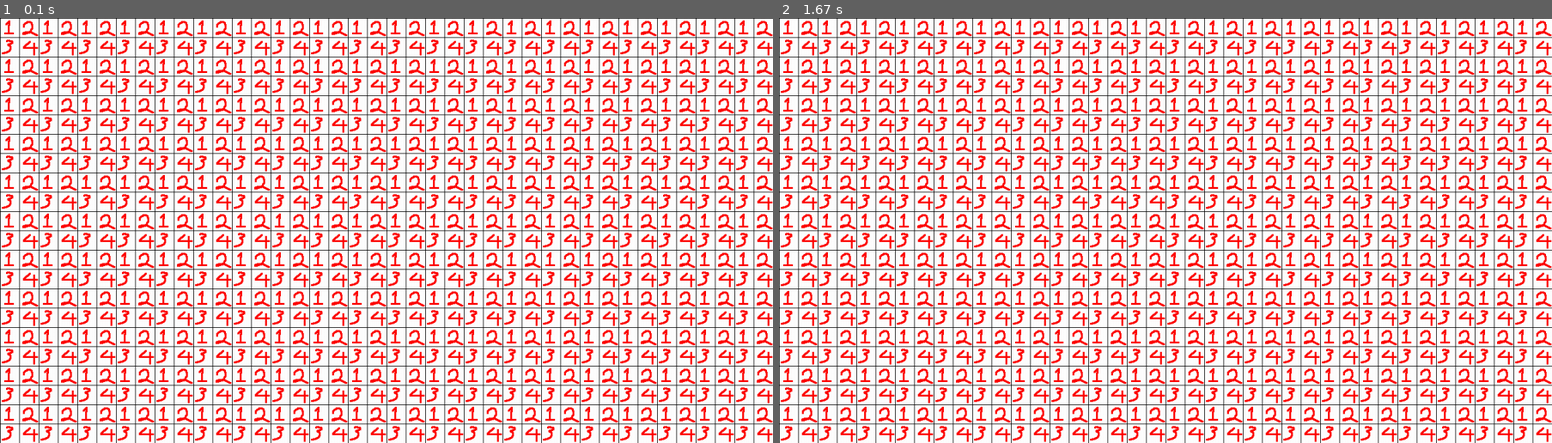
Above: before the commit, frames 1-2 (left to right).
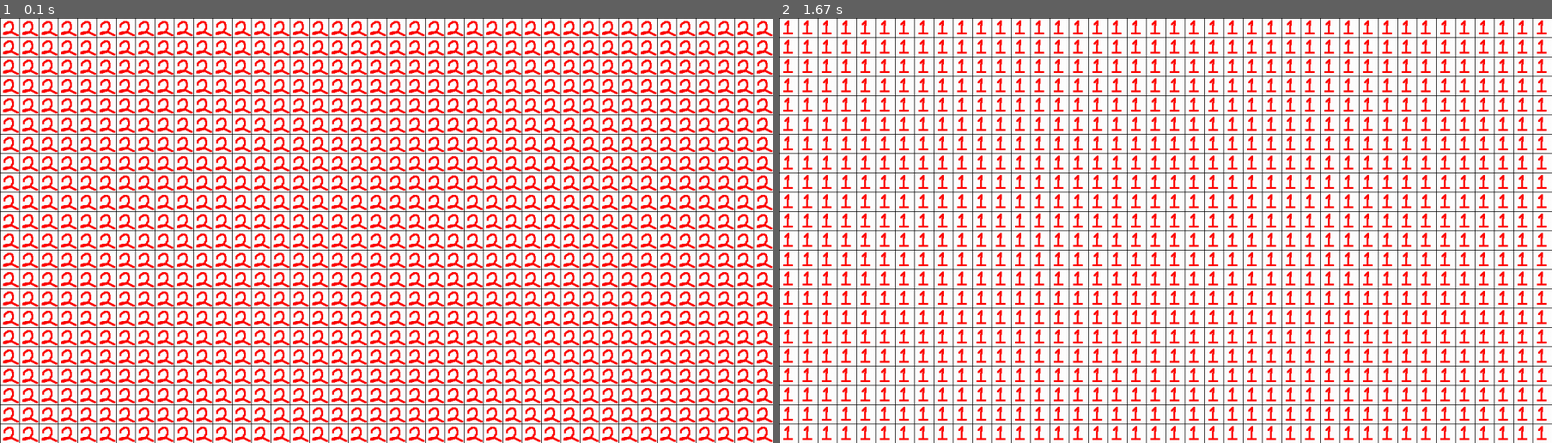
Above: after the commit, the same moments.

Repository: MaundyMoo/Coursework
Game: pygame game, started from Main.py
The game is run twice, just before and just after one commit, with the same random seed, the same clock (stepped at 60 frames per second) and the same inputs.
Inputs:
- Up to frame 1 (0.1 s): no input
- Up to frame 2 (1.67 s): no input

The runs differ from the first frame. In frame 1, 27% of the frame differs, in the area x 0-100%, y 0-100%; in frame 2, 23%.

Commit message:
Animated Tiles

Diff:
--- a/Image.py
+++ b/Image.py
@@ -19,7 +19,6 @@
         #Allows me to access the alpha channel which will be necessary later for when I need to remove colours
         self.sheet = self.sheet.convert('RGBA')
         self.spriteMap = self.getSpriteTiles()
-        print(self.spriteMap)
         self.sheet.close()
 
     #Returns a list of every sprite on the sheet,
--- a/Scenes.py
+++ b/Scenes.py
@@ -21,13 +21,22 @@
         self.spritesheet = Image.SpriteSheet(path = "res/testSheet.png", spriteSize = 32)
         for y in range(0, int(HEIGHT/Constants.TILESIZE)):
             for x in range(0, int(WIDTH/Constants.TILESIZE)):
-                self.TileMap.append(Tiles.Tile(gridPos = (x, y),
-                                    sprite = self.spritesheet.returnSprite(x % 2, y % 2), collision = False))
+                #self.TileMap.append(Tiles.Tile(gridPos = (x, y),
+                #                   sprite = self.spritesheet.returnSprite(x % 2, y % 2), collision = False))
+                self.TileMap.append(Tiles.AnimTile(gridPos = (x, y),
+                                    collision = False,
+                                    SpriteSheet = self.spritesheet,
+                                    row = 0,
+                                    frames = 2,
+                                    interval = 5))
     def ProcessInputs(self, events, pressedKeys):
         for event in events:
             if event.type == pygame.KEYDOWN:
                 if event.key == pygame.K_SPACE:
                     self.SwitchScene(TestScene2(self.WIDTH, self.HEIGHT))
+    def Update(self):
+        for Tiles in self.TileMap:
+            Tiles.Update()
     def Render(self, screen):
         screen.fill((0,0,0))
         for each in self.TileMap:
--- a/Tiles.py
+++ b/Tiles.py
@@ -2,10 +2,34 @@
 from pygame import transform, image
 class Tile:
     def __init__(self, gridPos: tuple, sprite, collision: bool):
-        self.sprite = image.fromstring(sprite.tobytes(), sprite.size, sprite.mode)
-        self.sprite = transform.scale(self.sprite, (Constants.TILESIZE, Constants.TILESIZE))
+        self.sprite = self.ImageToSprite(sprite)
         self.x, self.y = gridPos[0], gridPos[1]
     def isCollidable(self) -> bool:
         return collision
+    def Update(self):
+        pass
     def Render(self, screen):
         screen.blit(self.sprite, (self.x * Constants.TILESIZE, self.y * Constants.TILESIZE))
+    def ImageToSprite(self, sprite):
+        sprite = image.fromstring(sprite.tobytes(), sprite.size, sprite.mode)
+        sprite = transform.scale(sprite, (Constants.TILESIZE, Constants.TILESIZE))
+        return sprite
+
+class AnimTile(Tile):
+    def __init__(self, gridPos: tuple, collision: bool, SpriteSheet, row: int, frames: int, interval: int):
+        self.SpriteSheet = SpriteSheet
+        self.row = row
+        self.frames = frames
+        self.interval = interval
+        self.initialSprite = self.SpriteSheet.returnSprite(0, self.row)
+        super().__init__(gridPos, self.initialSprite, collision)
+        self.tick = 0
+        #The total amount of frames the animation runs for
+        self.animLength = frames * interval
+
+    def Update(self):
+        self.tick += 1
+        if self.tick >= self.animLength:
+            self.tick = 0
+        temp = self.SpriteSheet.returnSprite(self.tick // self.interval, self.row)
+        self.sprite = self.ImageToSprite(temp)
